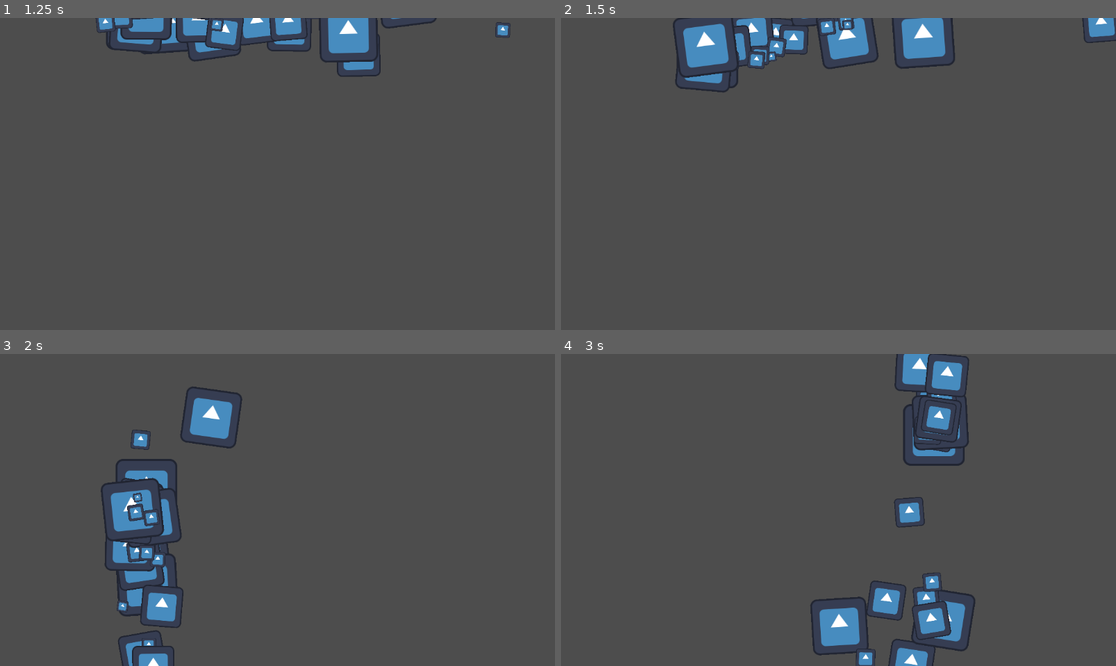
Above: before the commit, frames 1-4 (two rows, left to right).
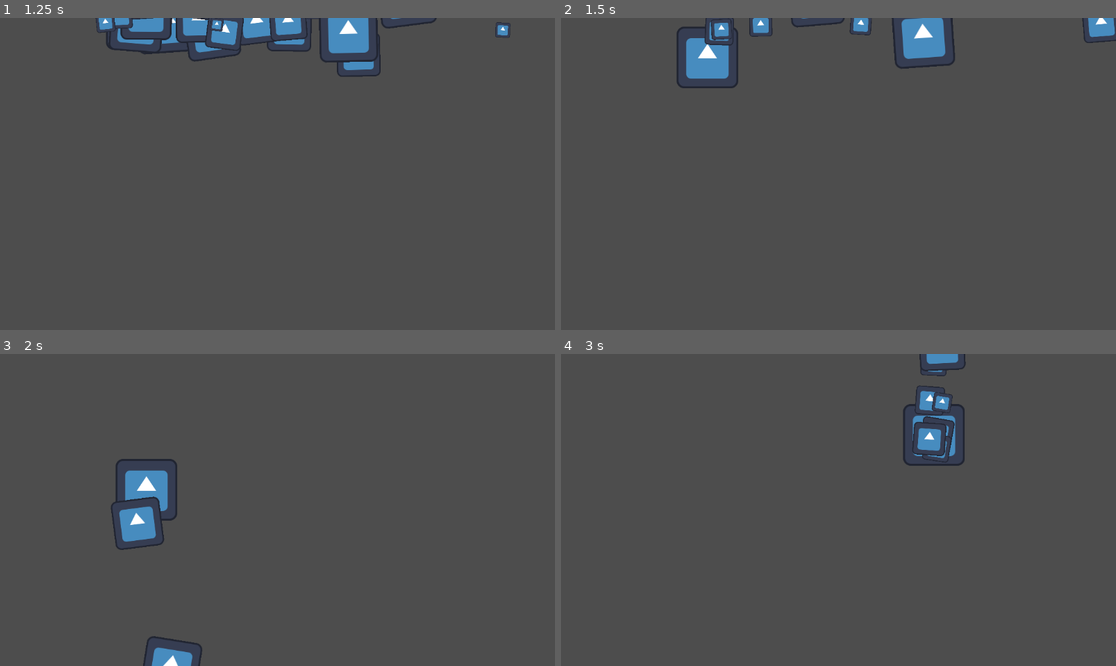
Above: after the commit, the same moments.

Repository: SilasVt/Aldgate
Game: Godot game, scene res://Assets/EarthAssets/Scenes/EarthDimension.tscn
Same seed, same stepped clock (60 frames per second), same inputs: the game is played once before the commit and once after it. The engine's default icon, where the game draws it, is replaced by a stand-in: a white triangle on a blue panel in a dark square.
Inputs (mouse positions are in pixels of both pictures, inside the frame that each line leads up to):
- Up to frame 1 (1.25 s): tap Enter at 0.5 s; move the mouse to (399, 158) at 0.52 s; hold Right (move_right) from 0.53 s (still down); hold Alt (shield_action) from 0.53 s (still down); right-click (399, 158) at 0.8 s
- Up to frame 2 (1.5 s): move the mouse to (727, 189) at 1.27 s; release Right (move_right) at 1.28 s; release Alt (shield_action) at 1.28 s; hold S (move_down) from 1.28 s (still down); right-click (727, 189) at 1.35 s
- Up to frame 3 (2 s): keep holding S (move_down); tap Alt (shield_action) at 1.55 s
- Up to frame 4 (3 s): move the mouse to (894, 441) at 2.02 s; release S (move_down) at 2.03 s; hold Right (move_right) 2.03-2.78 s; hold Ctrl (move_fast) 2.03-2.78 s; right-click (894, 441) at 2.3 s; move the mouse to (810, 572) at 2.77 s; hold W (move_up) from 2.78 s (still down); tap Alt (shield_action) at 2.85 s

Frame 1 is identical in both runs. In frame 2, 3.2% of the frame differs, in the area x 20-58%, y 0-24%; in frame 3, 5.3%; in frame 4, 6.0%, in the area x 44-75%, y 0-100%.

Commit message:
Changed Shield Element handling in collision script

Diff:
--- a/Assets/Code/Scripts/indigo_player_collision.gd
+++ b/Assets/Code/Scripts/indigo_player_collision.gd
@@ -6,7 +6,7 @@
 static var equipped_shield_element := "FIRE"
 var incoming_element := "none"
 static var direction
-var shield_active = true
+var shield_active = false
 
 
 @onready var animated_sprite_2d = $"../AnimatedSprite2D"
@@ -45,7 +45,9 @@
 		dead = true
 		death_sound.play()
 
-
+func _ready():
+	print ("Set Shield")
+	fire_shield.set_direction(Vector2 (0,0))
 
 func _process(_delta):
 	var direction_t = Vector2(Input.get_axis("move_left", "move_right"), Input.get_axis("move_up", "move_down")).normalized()
@@ -56,7 +58,7 @@
 		shield_active = true
 		match equipped_shield_element:
 			"FIRE":
-				handle_fire_shield(shield_active)
+				handle_fire_shield()
 			#"water":
 			#	handle_water_state()
 			#"ice":
@@ -64,14 +66,16 @@
 			#"wind":
 			#	handle_wind_state()
 			_:
-				print("unmatched")
+				print("Unmatched Shield Type")
+
+	if !Input.is_action_pressed("shield_action"):
+		shield_active = false
+		shield_elements_off()
+
+func shield_elements_off():
+	fire_shield.set_active(false)
 
 
-
-
-func handle_fire_shield(shield_active):
-	if shield_active:
+func handle_fire_shield():
 		fire_shield.set_active(true)
 		fire_shield.set_direction(direction)
-	else:
-		fire_shield.set_active(false)
--- a/Assets/Code/Scripts/player_shield_fire.gd
+++ b/Assets/Code/Scripts/player_shield_fire.gd
@@ -3,8 +3,14 @@
 @onready var shield_area = $ShieldArea
 @onready var collision_shape_2d = $ShieldArea/CollisionShape2D
 @onready var cpu_particles_2d = $ShieldArea/CPUParticles2D
+@onready var start_blocking_sound = $ShieldArea/StartBlockingSound
+@onready var stop_blocking_sound = $ShieldArea/StopBlockingSound
 
+var shield_blocking := false
+var shield_element_active := false
+signal enemy_entered_shield_effect(enemy)
 const TYPE := "Fire"
+var degrees
 
 
 func _ready():
@@ -16,7 +22,7 @@
 	# Convert the angle from radians to degrees
 	# Normalize the angle to be between 0 and 360 degrees
 	var radians = atan2(new_direction.y, new_direction.x)
-	var degrees = radians * 180 / PI
+	degrees = radians * 180 / PI
 	if degrees < 0:
 		degrees += 360
 
@@ -30,4 +36,15 @@
 func _process(delta):
 	#if ray_cast_2d.is_colliding():
 		#var collider = shield_raycast.get_collider()
+	if Input.is_action_just_pressed("shield_block"):
+		shield_blocking = true
+		start_blocking_sound.play()
+		#animation Play blocking(degrees)
+
+	if Input.is_action_just_released("shield_block"):
+		shield_blocking = false
+		stop_blocking_sound.play()
+		#animation Play blocking(degrees)
+
+func _on_shield_area_area_entered(area):
 	pass
--- a/Assets/GenericAssets/Scenes/player_shield_fire.tscn
+++ b/Assets/GenericAssets/Scenes/player_shield_fire.tscn
@@ -1,7 +1,9 @@
-[gd_scene load_steps=4 format=3 uid="uid://olo5bjfoipif"]
+[gd_scene load_steps=6 format=3 uid="uid://olo5bjfoipif"]
 
 [ext_resource type="Texture2D" uid="uid://b1kfwb5txxygi" path="res://icon.svg" id="1_1l8go"]
 [ext_resource type="Script" path="res://Assets/Code/Scripts/player_shield_fire.gd" id="2_yw3a3"]
+[ext_resource type="AudioStream" uid="uid://nghar1otsu4o" path="res://Assets/Minecraft/item/shield/block1.wav" id="3_178xf"]
+[ext_resource type="AudioStream" uid="uid://bspwgnxp58510" path="res://Assets/Minecraft/item/shield/block2.wav" id="4_m1dnv"]
 
 [sub_resource type="CapsuleShape2D" id="CapsuleShape2D_wwa25"]
 radius = 101.0
@@ -31,12 +33,22 @@
 angle_max = 10.5
 scale_amount_min = 0.1
 
+[node name="StartBlockingSound" type="AudioStreamPlayer2D" parent="ShieldArea"]
+stream = ExtResource("3_178xf")
+bus = &"PlayerSFX"
+
 [node name="CollisionShape2D" type="CollisionShape2D" parent="ShieldArea"]
 position = Vector2(420, -4)
 rotation = 1.56683
 shape = SubResource("CapsuleShape2D_wwa25")
 
+[node name="StopBlockingSound" type="AudioStreamPlayer2D" parent="ShieldArea"]
+stream = ExtResource("4_m1dnv")
+bus = &"PlayerSFX"
+
 [node name="RayCast2D" type="RayCast2D" parent="."]
 visible = false
 rotation = -1.494
 target_position = Vector2(881, 0)
+
+[connection signal="area_entered" from="ShieldArea" to="." method="_on_shield_area_area_entered"]
--- /dev/null
+++ b/default_bus_layout.tres
@@ -0,0 +1,27 @@
+[gd_resource type="AudioBusLayout" format=3 uid="uid://2jiomhhyman3"]
+
+[resource]
+bus/1/name = &"Music"
+bus/1/solo = false
+bus/1/mute = false
+bus/1/bypass_fx = false
+bus/1/volume_db = 0.0
+bus/1/send = &"Master"
+bus/2/name = &"PlayerSFX"
+bus/2/solo = false
+bus/2/mute = false
+bus/2/bypass_fx = false
+bus/2/volume_db = 0.0
+bus/2/send = &"Master"
+bus/3/name = &"EnemySFX"
+bus/3/solo = false
+bus/3/mute = false
+bus/3/bypass_fx = false
+bus/3/volume_db = 0.0
+bus/3/send = &"Master"
+bus/4/name = &"Environment"
+bus/4/solo = false
+bus/4/mute = false
+bus/4/bypass_fx = false
+bus/4/volume_db = 0.0
+bus/4/send = &"Master"
--- a/project.godot
+++ b/project.godot
@@ -53,3 +53,8 @@
 "events": [Object(InputEventKey,"resource_local_to_scene":false,"resource_name":"","device":-1,"window_id":0,"alt_press …(182 unchanged characters)…
 ]
 }
+shield_block={
+"deadzone": 0.5,
+"events": [Object(InputEventMouseButton,"resource_local_to_scene":false,"resource_name":"","device":-1,"window_id":0,"alt_pressed":false,"shift_pressed":false,"ctrl_pressed":false,"meta_pressed":false,"button_mask":2,"position":Vector2(202, 6),"global_position":Vector2(206, 47),"factor":1.0,"button_index":2,"canceled":false,"pressed":true,"double_click":false,"script":null)
+]
+}
Not shown, changed: .gitignore
